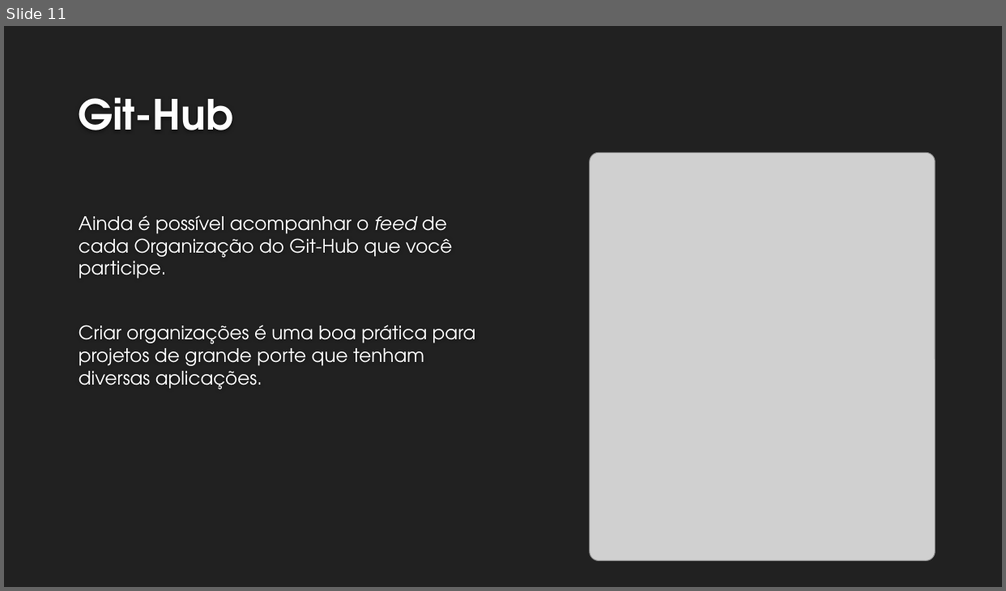
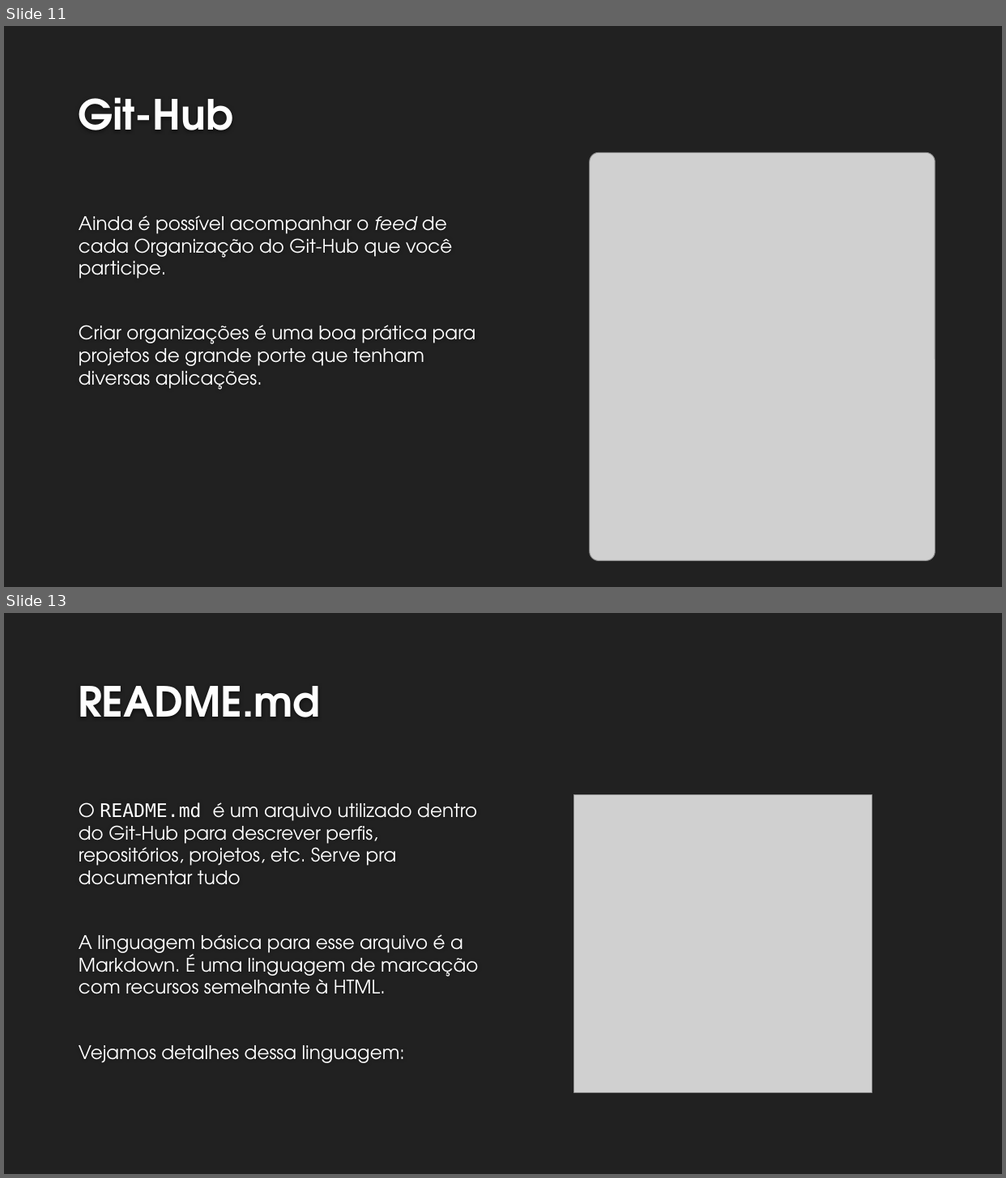
Before and after one commit to RecodeJr/GitHub-Professional, a slide deck: Git-GitHub/Git & Git-Hub – Aprimorando o conhecimento.pptx. Shown one above the other, each under a label of ours: slide 11 before the commit, slides 11 and 13 after it; the slides between them are not shown. The pictures are 1006x591 and 1006x1178 pixels, drawn with LibreOffice and Linux fonts; fonts in the diff are those of the drawing; grey boxes stand for pictures; background and template pictures are left out. Boxes give left, top, right and bottom in pixels: in the first picture for what was removed or moved away, otherwise in the second. Text is boxed around its words. In the diff, an @@ line names an element or a change of style, - is before the commit and + after.

```diff
--- a/Git-GitHub/Git & Git-Hub – Aprimorando o conhecimento.pptx
+++ b/Git-GitHub/Git & Git-Hub – Aprimorando o conhecimento.pptx
@@ slide 13 added at box(4, 613, 1002, 1174), background #212121 @@
@@ title added at box(78, 686, 320, 717), 40 pt, text #FEFEFE, bold @@
+README.md
@@ text added at box(79, 803, 478, 1063), 18 pt, text #FFFFFF @@
+O README.md é um arquivo utilizado dentro do Git-Hub para descrever perfis, repositórios, projetos, etc. Serve pra documentar tudo
+A linguagem básica para esse arquivo é a Markdown. É uma linguagem de marcação com recursos semelhante à HTML.
+Vejamos detalhes dessa linguagem:
@@ picture added at box(574, 795, 872, 1093) @@
```
Also in this commit, not shown: 4 slides changed, 4 other slides added, 1 other file.
